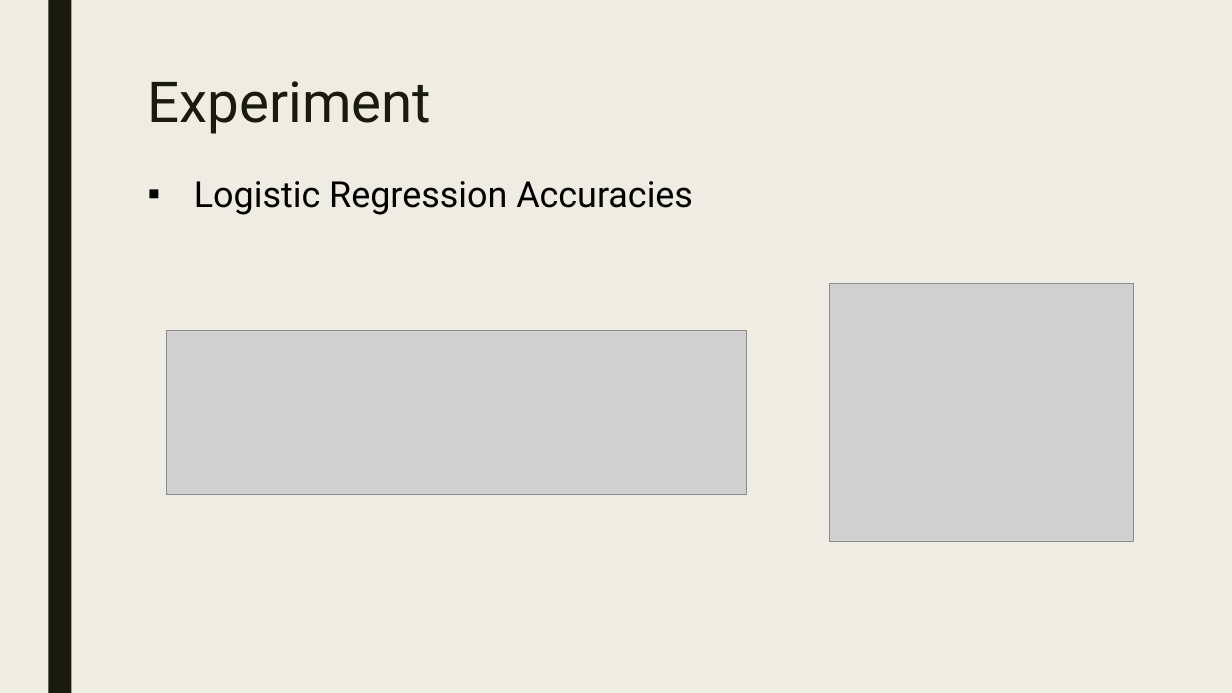
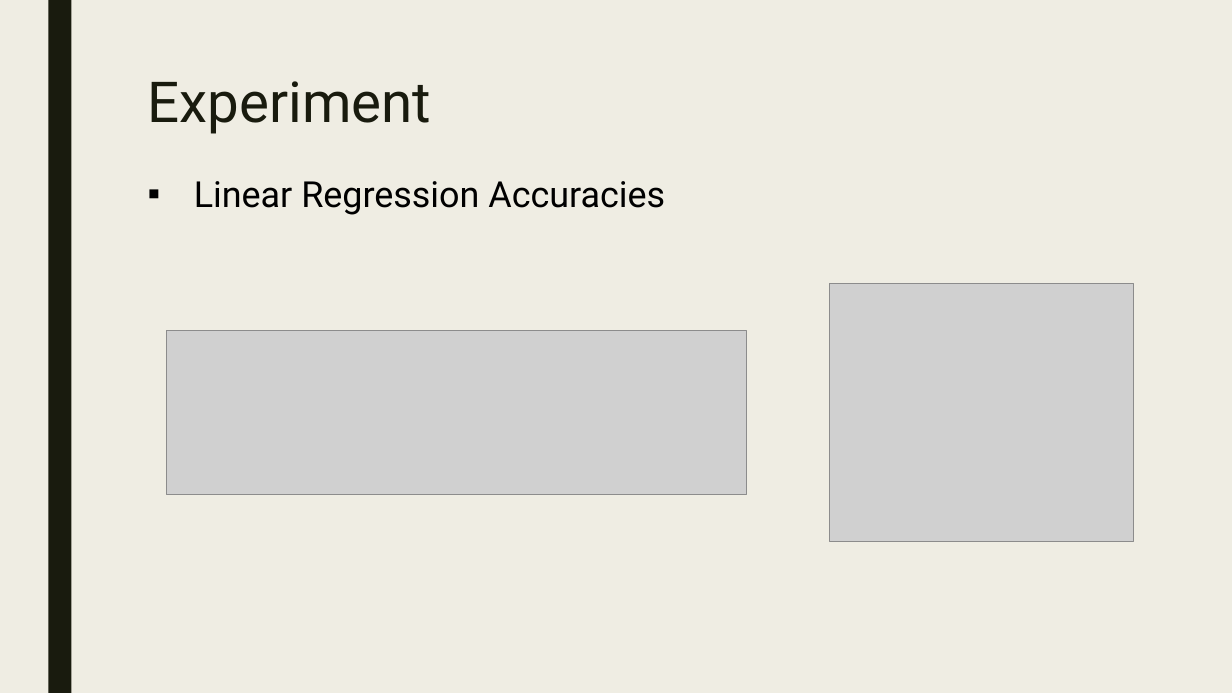
Before and after one commit to nisanuro/CNG562-Assignment-1, a slide deck: slide 5 of Cng 562.pptx (slide 4 before the commit). Drawn at 1232x693 pixels with LibreOffice and Linux fonts; fonts in the diff are those of the drawing; grey boxes stand for pictures. Boxes give left, top, right and bottom in pixels: in the first picture for what was removed or moved away, otherwise in the second. Text is boxed around its words. In the diff, an @@ line names an element or a change of style, - is before the commit and + after.

```diff
--- a/Cng 562.pptx
+++ b/Cng 562.pptx
@@ text at (x1=194, y1=181, x2=665, y2=215): text changed @@
-▪ Logistic Regression Accuracies
+▪ Linear Regression Accuracies
```
Also in this commit, not shown: 1 slide added.
